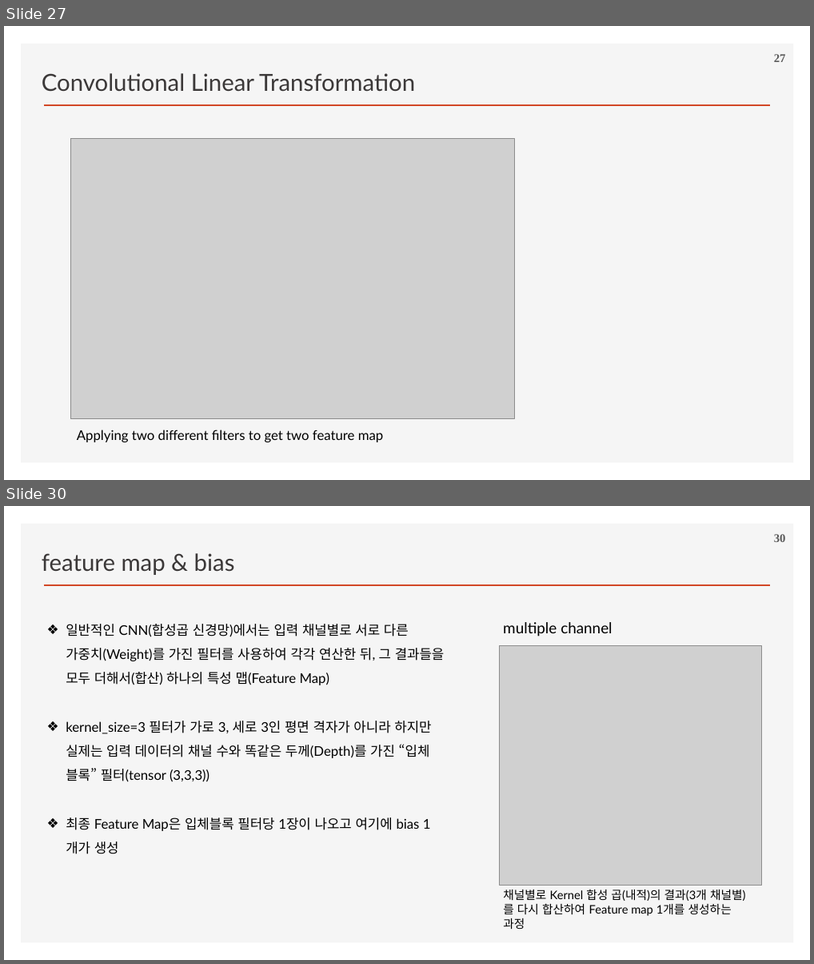
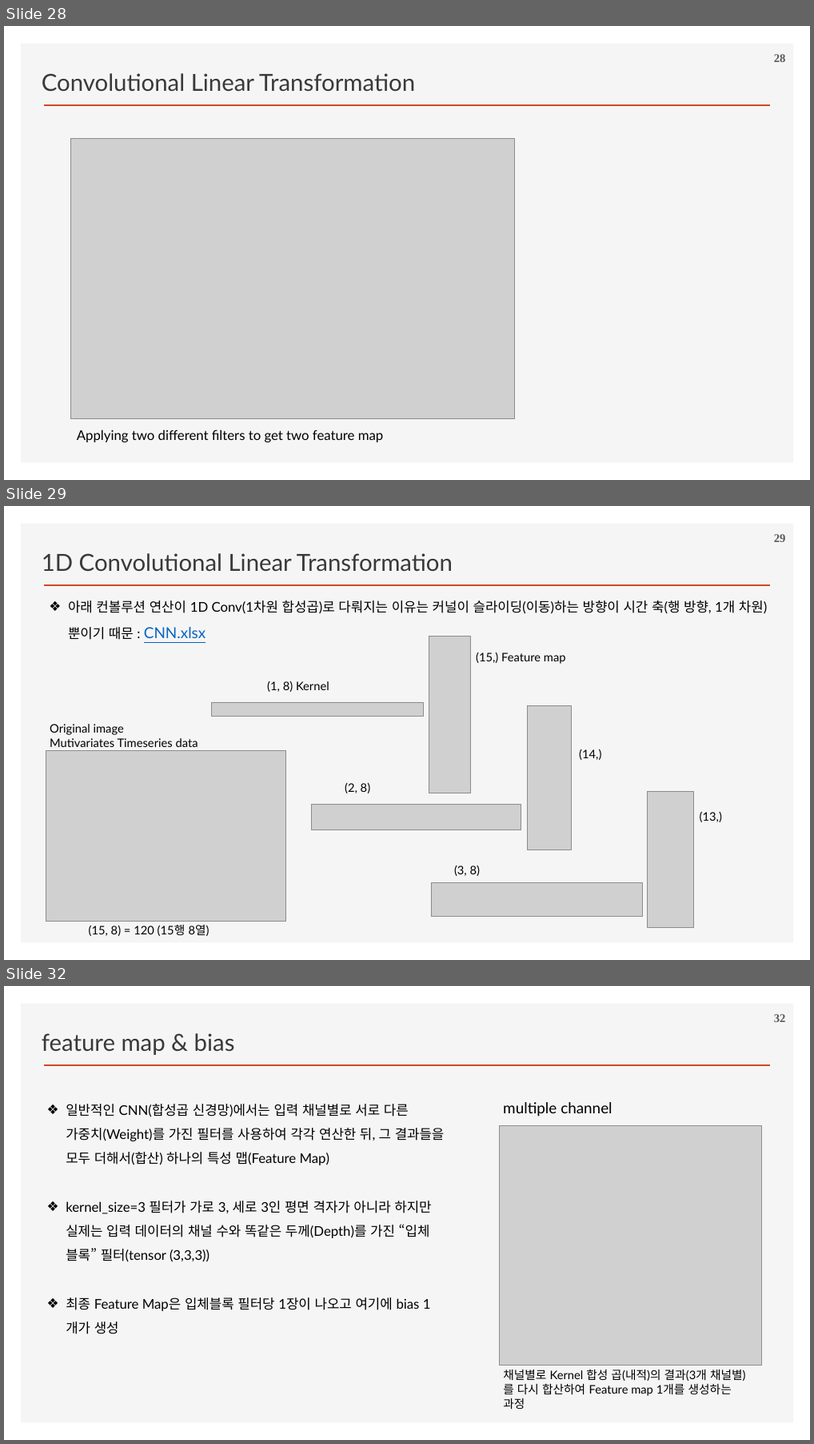
Before and after one commit to ancestor9/2026_Fall_Deep-Learning-with-Python, a slide deck: Chapter 08 Image Classification.pptx. Shown one above the other, each under a label of ours: slides 27 and 30 before the commit, slides 28, 29 and 32 after it; the slides between them are not shown. The pictures are 814x964 and 814x1444 pixels, drawn with LibreOffice and Linux fonts; fonts in the diff are those of the drawing; grey boxes stand for pictures; background and template pictures are left out. Boxes give left, top, right and bottom in pixels: in the first picture for what was removed or moved away, otherwise in the second. Text is boxed around its words. In the diff, an @@ line names an element or a change of style, - is before the commit and + after.

```diff
--- a/Chapter 08 Image Classification.pptx
+++ b/Chapter 08 Image Classification.pptx
@@ slide 29 added at box(4, 506, 810, 960), background #FFFFFF; not listed: 2 template elements that a slide beside it also shows @@
@@ text added at box(42, 553, 453, 572), 28 pt, text #3B3838 @@
+1D Convolutional Linear Transformation
@@ page number added at box(774, 534, 786, 542), 14 pt, text #595959, bold @@
+29
@@ text added at box(68, 600, 767, 640), 16 pt, text #000000 @@
+❖ 아래 컨볼루션 연산이 1D Conv(1차원 합성곱)로 다뤄지는 이유는 커널이 슬라이딩(이동)하는 방향이 시간 축(행 방향, 1개 차원)뿐이기 때문 : CNN.xlsx
@@ picture added at box(430, 636, 470, 792) @@
@@ text added at box(476, 652, 566, 664), 14 pt, text #000000 @@
+(15,) Feature map
@@ text added at box(267, 681, 330, 692), 14 pt, text #000000 @@
+(1, 8) Kernel
@@ picture added at box(212, 702, 424, 716) @@
@@ picture added at box(528, 705, 572, 850) @@
@@ text added at box(50, 724, 198, 747), 14 pt, text #000000 @@
+Original image
+Mutivariates Timeseries data
@@ picture added at box(46, 751, 286, 920) @@
@@ text added at box(579, 748, 602, 760), 14 pt, text #000000 @@
+(14,)
@@ text added at box(345, 783, 370, 793), 14 pt, text #000000 @@
+(2, 8)
@@ picture added at box(648, 791, 694, 927) @@
@@ picture added at box(311, 804, 522, 830) @@
@@ text added at box(700, 811, 722, 822), 14 pt, text #000000 @@
+(13,)
@@ text added at box(454, 865, 480, 876), 14 pt, text #000000 @@
+(3, 8)
@@ picture added at box(431, 882, 643, 916) @@
@@ text added at box(89, 924, 210, 936), 14 pt, text #000000 @@
+(15, 8) = 120 (15행 8열)
@@ what was slide 27 is now slide 28 @@
@@ page number at box(774, 54, 786, 62): text changed @@
-27
+28
@@ what was slide 30 is now slide 32 @@
@@ page number at box(774, 1014, 786, 1022): text changed @@
-30
+32
```
Also in this commit, not shown: 18 slides changed, 2 other slides added.
